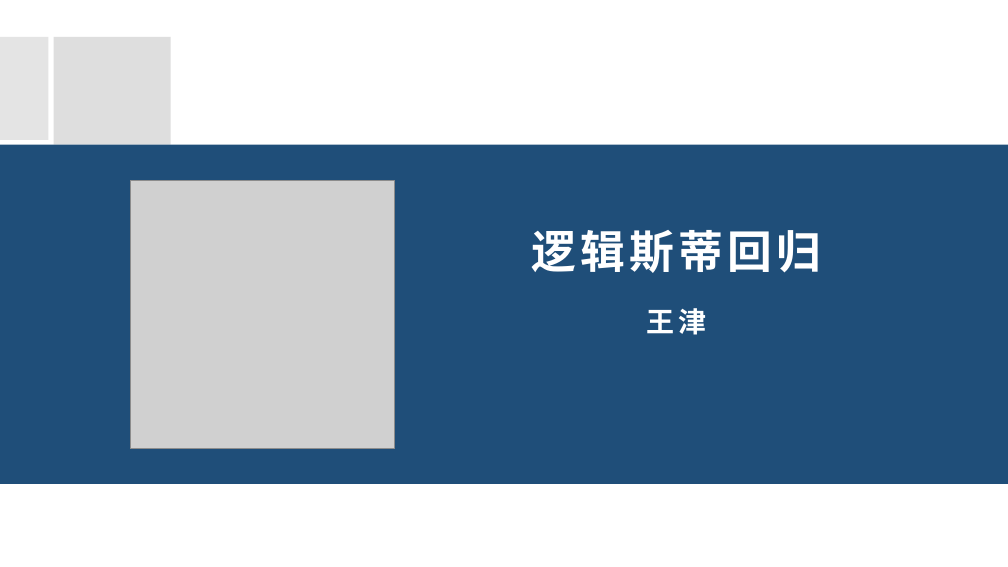
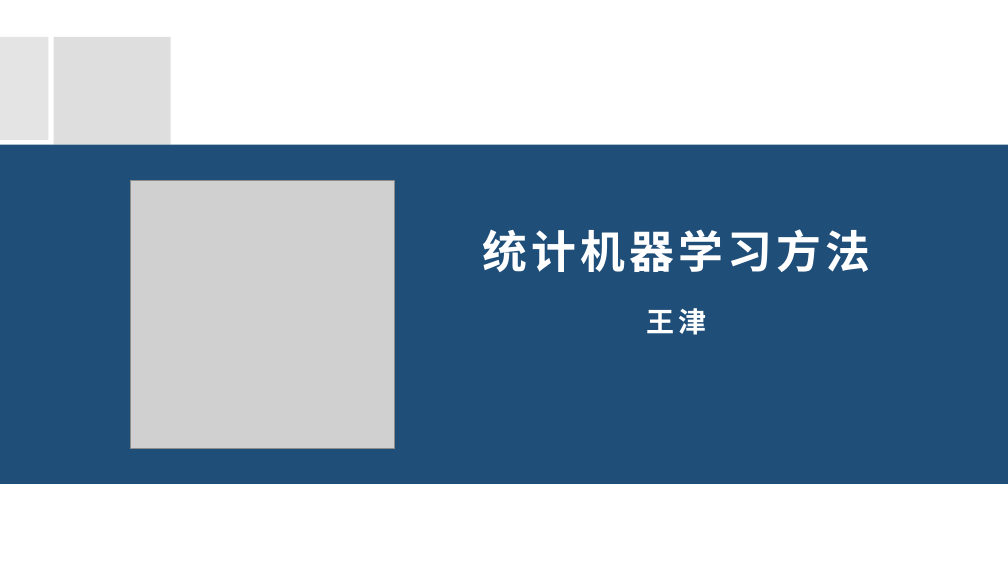
Before and after one commit to wangjin0818/Artificial_Intelligence_2021, a slide deck: slide 1 of chapter 04 - kNN，Naive Bayes，Decision Tree and Random Forest/统计机器学习方法.pptx. Drawn at 1008x567 pixels with LibreOffice and Linux fonts; fonts in the diff are those of the drawing; grey boxes stand for pictures; background and template pictures are left out. Boxes give left, top, right and bottom in pixels: in the first picture for what was removed or moved away, otherwise in the second. Text is boxed around its words. In the diff, an @@ line names an element or a change of style, - is before the commit and + after.

```diff
--- a/chapter 04 - kNN，Naive Bayes，Decision Tree and Random Forest/统计机器学习方法.pptx
+++ b/chapter 04 - kNN，Naive Bayes，Decision Tree and Random Forest/统计机器学习方法.pptx
@@ text at [483,229,871,272]: text changed @@
-逻辑斯蒂回归
+统计机器学习方法
```
Also in this commit, not shown: 1 other slide changed, 4 other files.
